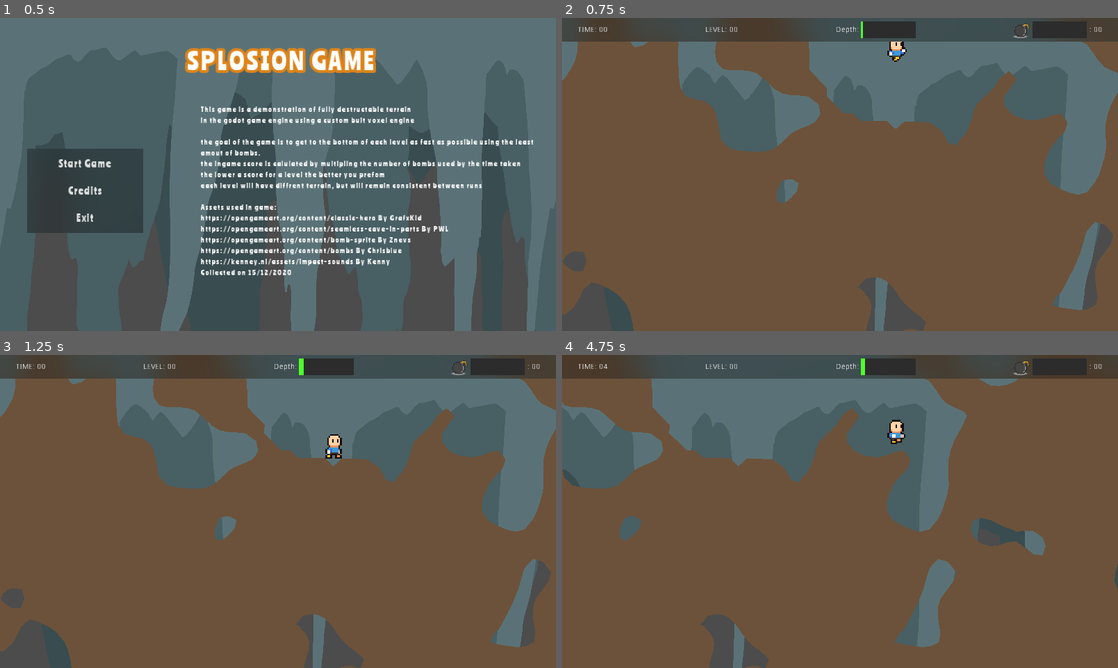
Above: before the commit, frames 1-4 (two rows, left to right).
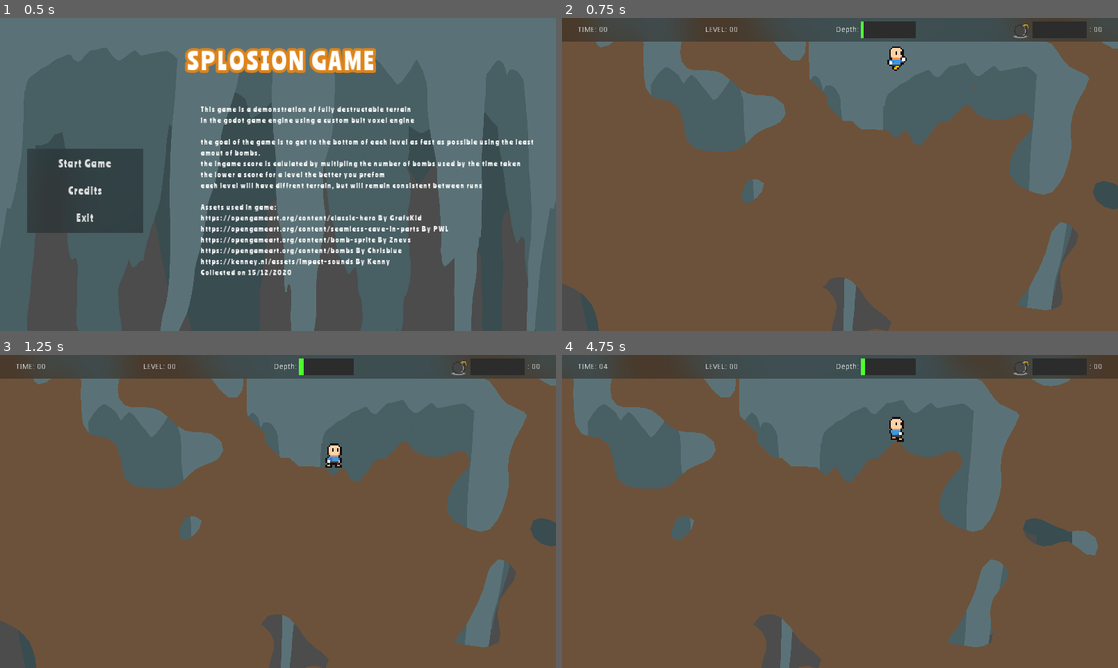
Above: after the commit, the same moments.

Repository: neutrongreen/Splosion
Game: Godot game, scene res://scenes/TitleScreen.tscn
Two runs of this game, one before a commit and one after it. Both use one fixed random seed, a clock stepped at 60 frames per second and the inputs below.
Inputs (mouse positions are in pixels of both pictures, inside the frame that each line leads up to):
- Up to frame 1 (0.5 s): no input
- Up to frame 2 (0.75 s): click "Start Game" at 0.5 s
- Up to frame 3 (1.25 s): no input
- Up to frame 4 (4.75 s): tap Enter (ui_accept) at 1.25, 1.52, 2.27, 3.77, 4.52 s; move the mouse to (962, 495) at 1.27 s; hold Right (ui_right) 1.28-2.78 s; move the mouse to (728, 527) at 2.02 s; move the mouse to (895, 442) at 2.77 s; hold Left (ui_left) 2.78-3.53 s; move the mouse to (812, 574) at 3.52 s; hold Right (ui_right) from 3.53 s (still down); move the mouse to (1006, 558) at 4.27 s

Frame 1 is identical in both runs. In frame 2, 18% of the frame differs, in the area x 0-100%, y 0-100%; in frame 3, 19%; in frame 4, 24%.

Commit message:
cleanup code and comment

Diff:
--- a/entitys/player/player.gd
+++ b/entitys/player/player.gd
@@ -6,31 +6,43 @@
 var duration = 0
 var power = 0
 var lasttime = 0
-export (float) var max_dur = 1
+
 var state
+
 # Declare member variables here. Examples:
 # var a = 2
 # var b = "text"
+
+#export modfiable player constnats
 export (float) var gravity = 800
 export (float) var walk_speed = 10000
 export (float) var jump_boost = 500
+export (int) var bomb_speed = 500
+export (Vector2) var SPAWN_OFFSET = Vector2(4, 4)
+export (float) var max_dur = 1
+#persenstant velocity of player
 var velocity = Vector2(0, 0)
+
+#nodes player needs to acces within a scene
 export (NodePath) var voxelmapnode
 export (NodePath) var hudnode
-export (int) var bomb_speed = 500
+
+#varables loaded whent the node is intanced
 onready var voxelmap = get_node(voxelmapnode)
 onready var hud = get_node(hudnode)
 onready var Ball = load("res://entitys/physics/ball.tscn")
 # Called when the node enters the scene tree for the first time.
 func _ready():
+	#set global score to zero
 	Globals.score = 0
-	lasttime = OS.get_ticks_msec()
+	#define camera limits relative to voxel map
 	$Camera2D.limit_left = 0
 	$Camera2D.limit_right = voxelmap.TILE_SIZE*voxelmap.CHUNK_SIZE*voxelmap.MAP_SIZE.x
 	$Camera2D.limit_top = 0
 	$Camera2D.limit_bottom = voxelmap.TILE_SIZE*voxelmap.CHUNK_SIZE*voxelmap.MAP_SIZE.y
-	position = Vector2((voxelmap.CHUNK_SIZE*voxelmap.MAP_SIZE.x)/2 + voxelmap.SPAWN_OFFSET.x, voxelmap.SPAWN_OFFSET.y)*voxelmap.TILE_SIZE
-	#constrain camera to map size
+	#set to spawn postion and clear cricle around spawn
+	position = Vector2((voxelmap.CHUNK_SIZE*voxelmap.MAP_SIZE.x)/2 + SPAWN_OFFSET.x, SPAWN_OFFSET.y)*voxelmap.TILE_SIZE
+	voxelmap.circle_brush(Vector2((voxelmap.CHUNK_SIZE * voxelmap.MAP_SIZE.x) / 2 + SPAWN_OFFSET.x, SPAWN_OFFSET.y), 10, 0)
 	pass # Replace with function body.
 
 
@@ -38,36 +50,56 @@
 #func _process(delta):
 #	pass
 func _physics_process(delta):
+	#set state to default to idle
 	state = "idle"
+	#increase time spent awake
 	time += delta
 	#move item
+	#set x velocity to zero
 	velocity.x = 0
+	#if walk input is true walk in the direction pressed and set state to walk
 	if(Input.is_action_pressed("ui_left")):
 		state = "walk"
 		velocity.x -= walk_speed*delta
 	if(Input.is_action_pressed("ui_right")):
 		state = "walk"
 		velocity.x += walk_speed*delta
+	#if jumping key is pressed and on floor jump
 	if(Input.is_action_just_pressed("ui_space") and is_on_floor() == true):
 		velocity.y -= jump_boost
+
+	#make animated sprite face in direction of x motion
 	if velocity.x < 0:
 		$AnimatedSprite.flip_h = true
 	elif velocity.x > 0:
 		$AnimatedSprite.flip_h = false
+
+	#if ground is not close enough set state to jump
 	if $RayCast2D.is_colliding() == false:
 		state = "jump"
+
+	#apply gravity
 	velocity.y += gravity*delta
+
+	#move player
 	velocity = move_and_slide(velocity, Vector2(0, -1))
 
+	#set animation to current state
 	$AnimatedSprite.play(state)
+
+	# if reached end of level caclulate score and change scene
 	if position.y >  voxelmap.TILE_SIZE*voxelmap.CHUNK_SIZE*voxelmap.MAP_SIZE.y:
 		#reload scene
+		if bomb_count == 0:
+			bomb_count = 1
 		Globals.score = time*bomb_count
 		get_tree().change_scene("res://scenes/EndLevelScreen.tscn")
+
 	#constrain postion to map size
 	position.x = clamp(position.x, 0, voxelmap.TILE_SIZE*voxelmap.CHUNK_SIZE*voxelmap.MAP_SIZE.x)
 	position.y = clamp(position.y, 0, voxelmap.TILE_SIZE*voxelmap.CHUNK_SIZE*voxelmap.MAP_SIZE.y)
 
+	#handle bomb input, increase bomb power over time pressed untill relaced
 	if Input.is_action_pressed("ui_select"):
 		duration += delta
 		power = clamp(duration, 0, max_dur)/max_dur
@@ -84,6 +116,7 @@
 		voxelmap.add_child(tempball)
 		duration = 0
 		power= 0
+	#update hud icons
 	hud.power = power
 	hud.bomb_count = bomb_count
 	hud.time = time
--- a/entitys/player/player.tscn
+++ b/entitys/player/player.tscn
@@ -72,13 +72,12 @@
 drag_margin_v_enabled = true
 
 [node name="CollisionShape2D" type="CollisionShape2D" parent="."]
-shape = SubResource( 1 )
+shape = SubResource( 9 )
 
 [node name="CollisionShape2D2" type="CollisionShape2D" parent="."]
 position = Vector2( 0, 13.9771 )
-shape = SubResource( 2 )
+shape = SubResource( 10 )
 
 [node name="RayCast2D" type="RayCast2D" parent="."]
 enabled = true
-cast_to = Vector2( 0, 50 )
 collide_with_areas = true
--- a/entitys/voxels/VoxelChunk.gd
+++ b/entitys/voxels/VoxelChunk.gd
@@ -36,6 +36,7 @@
 # var b = "text"
 # Called when the node enters the scene tree for the first time.
 #flip axis commands
+#filp commands pretty much binary
 func flip_x_axis(vector):
 	if vector.x == 1:
 		vector.x = 0
@@ -43,7 +44,7 @@
 		vector.x = 1
 	return vector
 
-
+#fip commands
 func flip_y_axis(vector):
 	if vector.y == 1:
 		vector.y = 0
@@ -95,6 +96,7 @@
 	return shape
 
 
+#get voxel id for postion and lookup shape in table
 func generate_voxel(pos):
 	var voxid = 0
 	var mappos = pos
@@ -112,6 +114,7 @@
 			return get_shape(i, Vector2(mappos.x, mappos.y))
 
 
+#regenrate all polygons for chunk based upon updated values
 func update_voxels():
 	polygons = []
 	for x in range(map.CHUNK_SIZE):
@@ -142,7 +145,7 @@
 #called when master render function is called and redraws on the screen the chunk
 #and redraws the collsion meshes
 
-
+#draw polyogns and apeend to colsion mesh
 func _draw():
 	shape_owner_clear_shapes(0)
 	for x in range(map.CHUNK_SIZE):
--- a/entitys/voxels/VoxelMap.gd
+++ b/entitys/voxels/VoxelMap.gd
@@ -9,20 +9,23 @@
 var noise = OpenSimplexNoise.new()
 
 onready var VoxelChunk = load("res://entitys/voxels/VoxelChunk.tscn")
-onready var Ball = load("res://entitys/physics/ball.tscn")
+
+#game spesific constant can be removed
 export (int) var endbar_size = 10
+#voxel engine spefic constants cannot be removed
 export (int) var CHUNK_SIZE = 32
 export (Resource) var SHAPE_LIST
 export (Array, Resource) var VOXEL_TABLE
 export (int) var TILE_SIZE = 32
 export (Vector2) var MAP_SIZE = Vector2(4, 4)
-export (Vector2) var SPAWN_OFFSET = Vector2(4, 4)
 export (float) var MAP_SCALE = 1
 export (float) var SURFACE_LEVEL = 0.4
 export (bool) var testing = false
-# Called when the node enters the scene tree for the first time.
+#inm varbles
 var map = []
 onready var chunks = []
+
+#constants
 var edges = [
 	[Vector2(0, 0), Vector2(1, 0)],
 	[Vector2(1, 0), Vector2(1, 1)],
@@ -41,14 +44,21 @@
 		node.remove_child(n)
 		n.queue_free()
 
+#when queryed for a postion on the maps scalaur value this function is called
+#can be overwritn
+func map_gen_query(x, y):
+	return noise.get_noise_2d(x * MAP_SCALE, y * MAP_SCALE) + 1
 
+#genrates the voxel map, if persist in not true, map will be regenerated and rerended
+#and if chunks are not generated chunks will be genrated for optimstation
+#then all chunks iwll be updated after generation
 func generate_map(persist):
 	if ! persist:
 		map = []
 		for x in range((MAP_SIZE.x * CHUNK_SIZE) + 1):
 			map.append([])
 			for y in range((MAP_SIZE.y * CHUNK_SIZE) + 1):
-				map[x].append(noise.get_noise_2d(x * MAP_SCALE, y * MAP_SCALE) + 1)
+				map[x].append(map_gen_query(x, y))
 	if ! chunks:
 		for x in range(MAP_SIZE.x):
 			chunks.append([])
@@ -62,7 +72,7 @@
 			for y in range(MAP_SIZE.y):
 				chunks[x][y].update_voxels()
 
-
+#returns an array of chunk refrences refring the chunks that are updated when a point is updated on the scalr field
 func get_updated_chunks(coords):
 	var x_array = []
 	var y_array = []
@@ -84,6 +94,7 @@
 
 
 #https://stackoverflow.com/questions/15856411/finding-all-the-points-within-a-circle-in-2d-space
+#used as a basic interaction tool to interact witht the scaler feild
 func circle_brush(mappos, r, strength):
 	var updated_chunks = []
 	for x in range(mappos.x - r, mappos.x + r):
@@ -114,7 +125,7 @@
 #		chunks[i.x][i.y].colours = PoolColorArray([Color(255,255,0)])
 #(x, y), (x, ySym), (xSym , y), (xSym, ySym) are in the circle
 
-
+#onready is game spefic easly removed
 func _ready():
 	randomize()
 	noise.seed = Globals.level
@@ -123,11 +134,11 @@
 	noise.period = 20.0
 	noise.persistence = 0.8
 	generate_map(false)
+	print("map gen done")
 	#extra code for player postioning
-	circle_brush(Vector2((CHUNK_SIZE * MAP_SIZE.x) / 2 + SPAWN_OFFSET.x, SPAWN_OFFSET.y), 10, 0)
 
 
-#optional code
+#optional draw code to genrade end of level bar
 func _draw():
 	var mesh = PoolVector2Array(
 		[
@@ -141,6 +152,9 @@
 		]
 	)
 	draw_polygon(mesh, PoolColorArray([Color("32CD32")]))
+
+
+#old testing code
 
 # Called every frame. 'delta' is the elapsed time since the previous frame.
 #func _process(delta):
--- a/scenes/TitleScreen.tscn
+++ b/scenes/TitleScreen.tscn
@@ -31,7 +31,7 @@
 }
 
 [node name="Label" type="Label" parent="CanvasLayer/VBoxContainer"]
-margin_right = 1020.0
+margin_right = 963.0
 margin_bottom = 58.0
 custom_styles/normal = SubResource( 1 )
 custom_fonts/font = ExtResource( 1 )
@@ -41,7 +41,7 @@
 
 [node name="HBoxContainer" type="HBoxContainer" parent="CanvasLayer/VBoxContainer"]
 margin_top = 62.0
-margin_right = 1020.0
+margin_right = 963.0
 margin_bottom = 476.0
 size_flags_horizontal = 3
 size_flags_vertical = 3
--- a/scenes/main.tscn
+++ b/scenes/main.tscn
@@ -13,7 +13,6 @@
 z_as_relative = false
 CHUNK_SIZE = 16
 TILE_SIZE = 16
-SPAWN_OFFSET = Vector2( 0, 3 )
 SURFACE_LEVEL = 0.95
 
 [node name="KinematicBody2D" parent="." instance=ExtResource( 2 )]
Not shown: 2 places in entitys/player/player.tscn that only renumber resources
